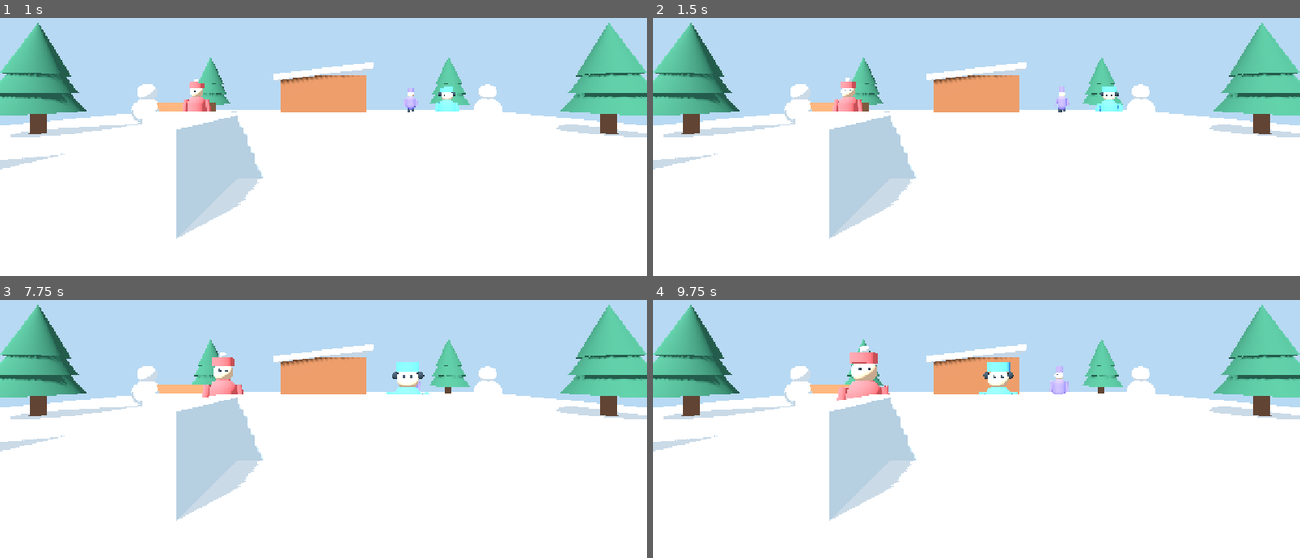
Above: before the commit, frames 1-4 (two rows, left to right).
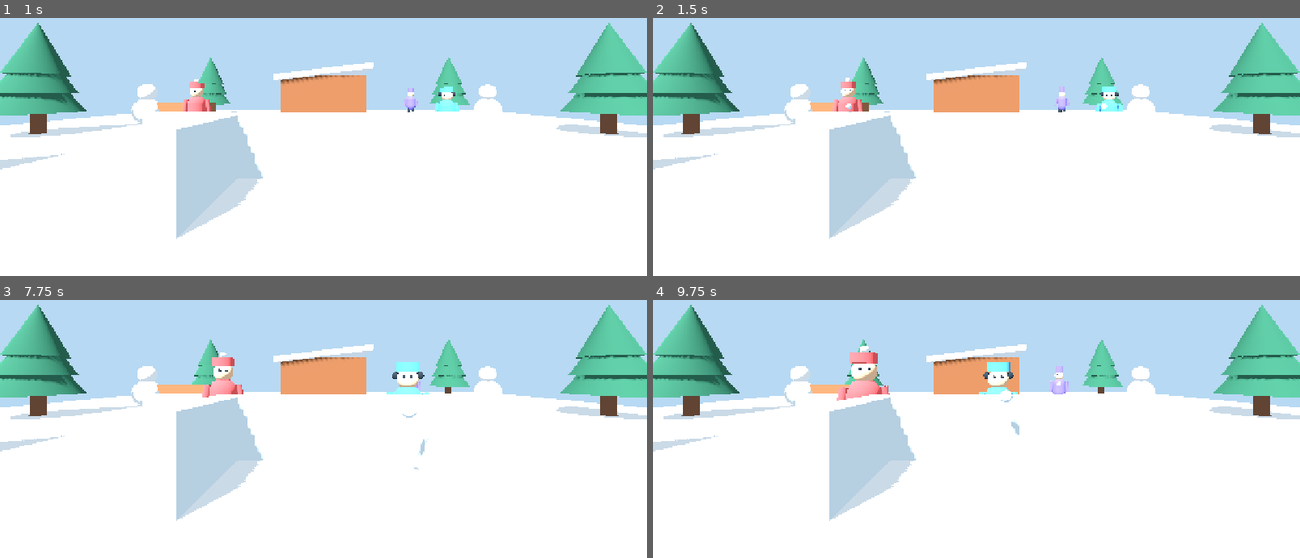
Above: after the commit, the same moments.

Repository: janintibo-art/bataille-neige-vr
Game: Godot game, scene res://scenes/main.tscn
Same seed, same stepped clock (60 frames per second), same inputs: the game is played once before the commit and once after it.
Inputs:
- Up to frame 1 (1 s): no input
- Up to frame 2 (1.5 s): no input
- Up to frame 3 (7.75 s): no input
- Up to frame 4 (9.75 s): no input

Frame 1 is identical in both runs. In frame 2, less than 0.1% of the frame differs, in the area x 29-71%, y 33-37%; in frame 3, less than 0.1%; in frame 4, less than 0.1%, in the area x 34-63%, y 31-53%.
Error before the commit: Parse Error: Cannot infer the type of "push" variable because the value doesn't have a set type. (res://scripts/snowball.gd:129)

Commit message:
v9 correction typage impacts grosse boule

Diff:
--- a/scripts/snowball.gd
+++ b/scripts/snowball.gd
@@ -77,7 +77,7 @@
     if body_team == team:
         return
 
-    var target := _find_damage_target(body)
+    var target: Node = _find_damage_target(body)
     if target != null:
         _apply_damage(target)
 
@@ -91,7 +91,7 @@
     if area_team == team:
         return
 
-    var target := _find_damage_target(area)
+    var target: Node = _find_damage_target(area)
     if target != null:
         _apply_damage(target)
         _impact(target)
@@ -100,7 +100,7 @@
     if target == null or not target.has_method("take_hit"):
         return
 
-    var impulse := Vector3.ZERO
+    var impulse: Vector3 = Vector3.ZERO
     if linear_velocity.length() > 0.1:
         impulse = linear_velocity.normalized() * (5.5 if giant else 1.2)
 
@@ -118,19 +118,24 @@
     queue_free()
 
 func _splash_damage(primary_target: Node) -> void:
-    for enemy in get_tree().get_nodes_in_group("enemies"):
-        if enemy == primary_target or not is_instance_valid(enemy):
+    var enemies: Array[Node] = get_tree().get_nodes_in_group("enemies")
+
+    for enemy_node: Node in enemies:
+        if enemy_node == primary_target or not is_instance_valid(enemy_node):
             continue
-        if not enemy.has_method("take_hit"):
+        if not enemy_node.has_method("take_hit"):
+            continue
+        if not enemy_node is Node3D:
             continue
 
-        var distance := global_position.distance_to(enemy.global_position)
+        var enemy_3d: Node3D = enemy_node as Node3D
+        var distance: float = global_position.distance_to(enemy_3d.global_position)
         if distance <= 1.85:
-            var push := enemy.global_position - global_position
+            var push: Vector3 = enemy_3d.global_position - global_position
             push.y = 0.18
             if push.length() < 0.01:
                 push = Vector3.FORWARD
-            enemy.call("take_hit", 2, push.normalized() * 4.5)
+            enemy_node.call("take_hit", 2, push.normalized() * 4.5)
 
 func _spawn_snow_puff(size_multiplier: float) -> void:
     var root := Node3D.new()
@@ -138,7 +143,7 @@
     get_tree().current_scene.add_child(root)
     root.global_position = global_position
 
-    var directions := [
+    var directions: Array[Vector3] = [
         Vector3(1.0, 0.4, 0.0),
         Vector3(-1.0, 0.5, 0.2),
         Vector3(0.2, 0.7, 1.0),
@@ -150,7 +155,7 @@
     var tween := root.create_tween()
     tween.set_parallel(true)
 
-    for i in directions.size():
+    for i: int in directions.size():
         var flake := MeshInstance3D.new()
         var mesh := SphereMesh.new()
         mesh.radius = 0.035 * size_multiplier
@@ -163,7 +168,10 @@
         flake.material_override = mat
 
         root.add_child(flake)
-        var destination := directions[i].normalized() * (0.35 + 0.08 * i) * size_multiplier
+
+        var distance: float = (0.35 + 0.08 * float(i)) * size_multiplier
+        var destination: Vector3 = directions[i].normalized() * distance
+
         tween.tween_property(flake, "position", destination, 0.28)
         tween.tween_property(flake, "scale", Vector3.ZERO, 0.30)
 
Not shown, changed: VERSION
